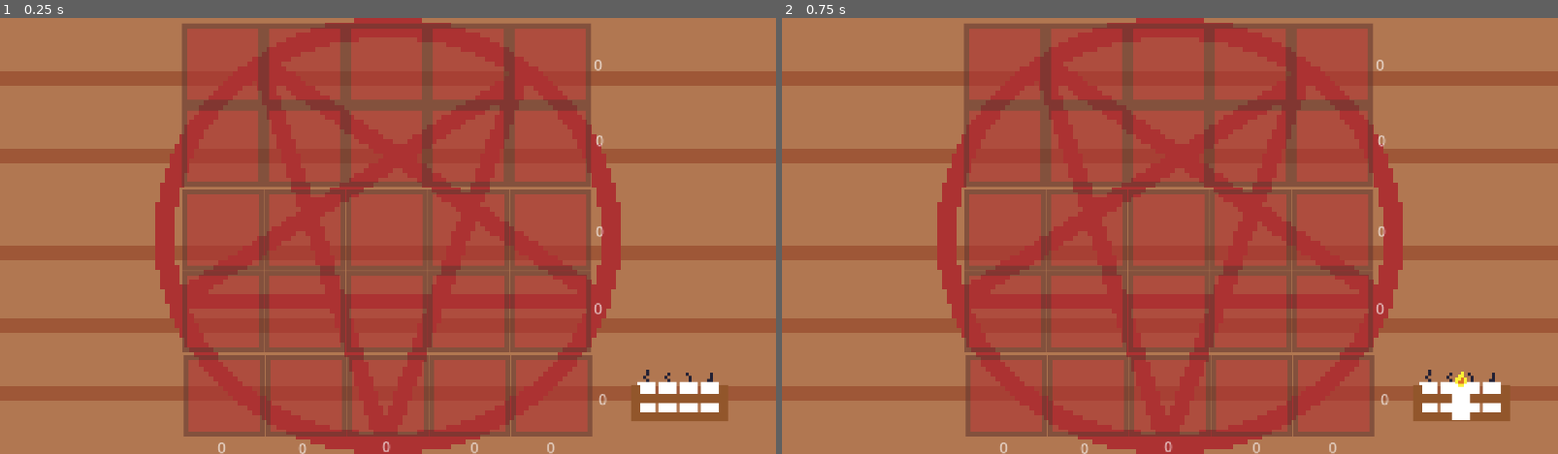
Above: before the commit, frames 1-2 (left to right).
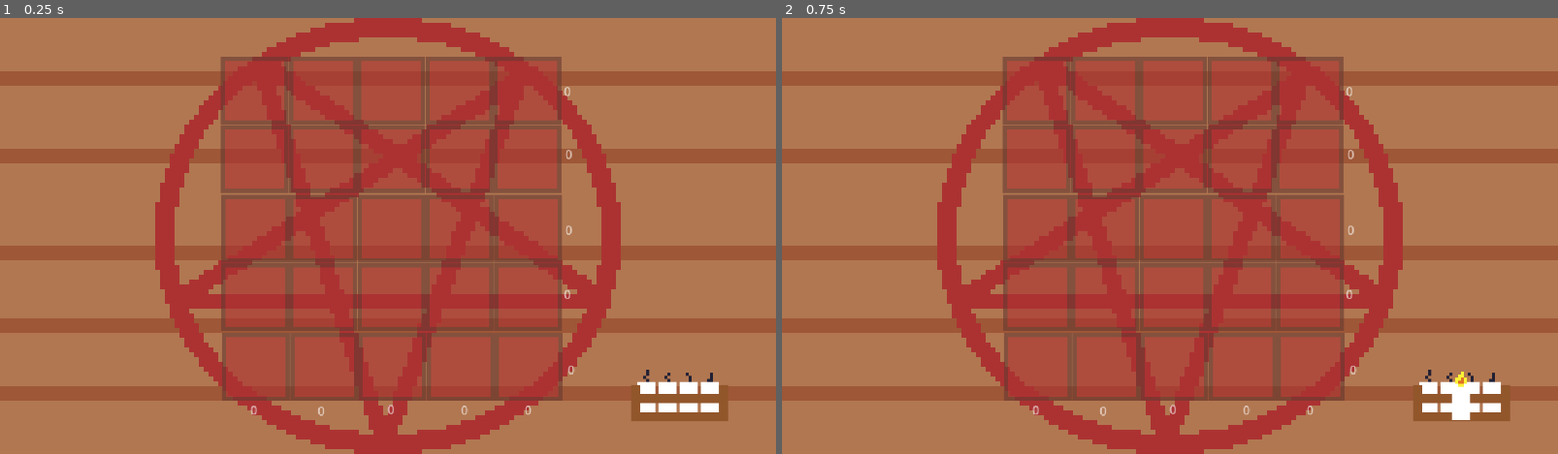
Above: after the commit, the same moments.

Repository: adrientremblay/ld55
Game: Godot game, scene res://scenes/main.tscn
Same seed, same stepped clock (60 frames per second), same inputs: the game is played once before the commit and once after it.
Inputs (mouse positions are in pixels of both pictures, inside the frame that each line leads up to):
- Up to frame 1 (0.25 s): no input
- Up to frame 2 (0.75 s): tap Enter at 0.5 s; move the mouse to (1464, 397) at 0.52 s; press the mouse at (1464, 397) at 0.53 s

The runs differ from the first frame. In frame 1, 23% of the frame differs, in the area x 23-79%, y 1-100%; in frame 2, 23%.

Commit message:
Scale down altar grid

Diff:
--- a/scenes/main.tscn
+++ b/scenes/main.tscn
@@ -10,7 +10,8 @@
 
 [node name="Altar" parent="." instance=ExtResource("2_64s2l")]
 modulate = Color(1, 1, 1, 0.611765)
-position = Vector2(300, 9)
+position = Vector2(364, 64)
+scale = Vector2(1.25, 1.25)
 
 [node name="ObjectSpawner" parent="." instance=ExtResource("3_r0mkk")]
 position = Vector2(1121, 586)
